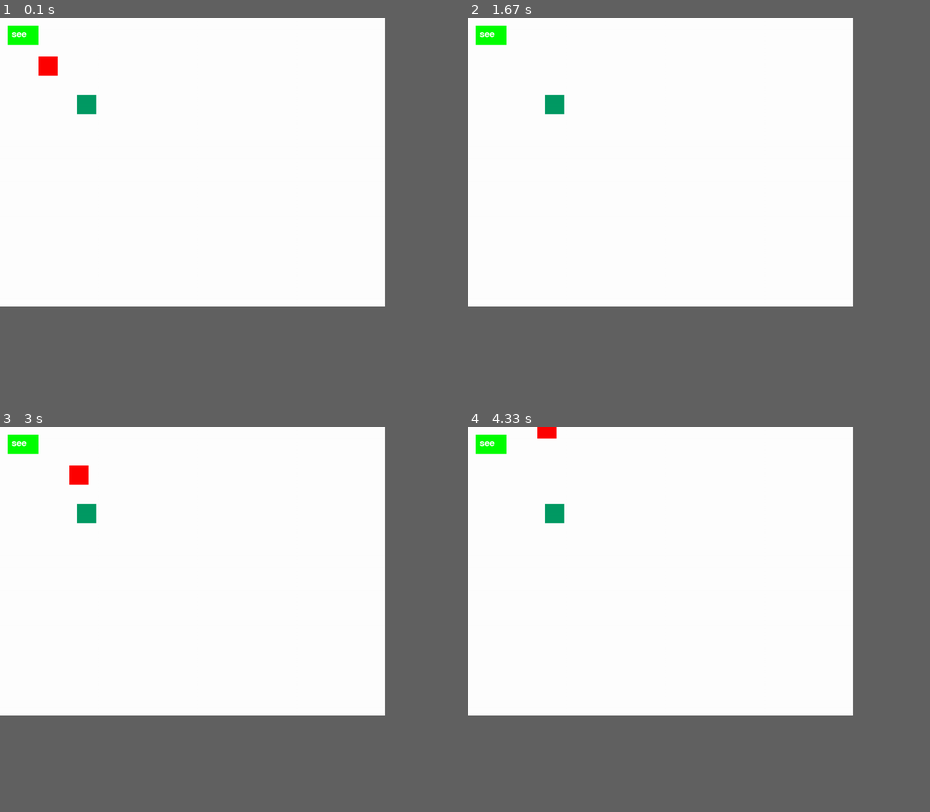
Above: before the commit, frames 1-4 (two rows, left to right).
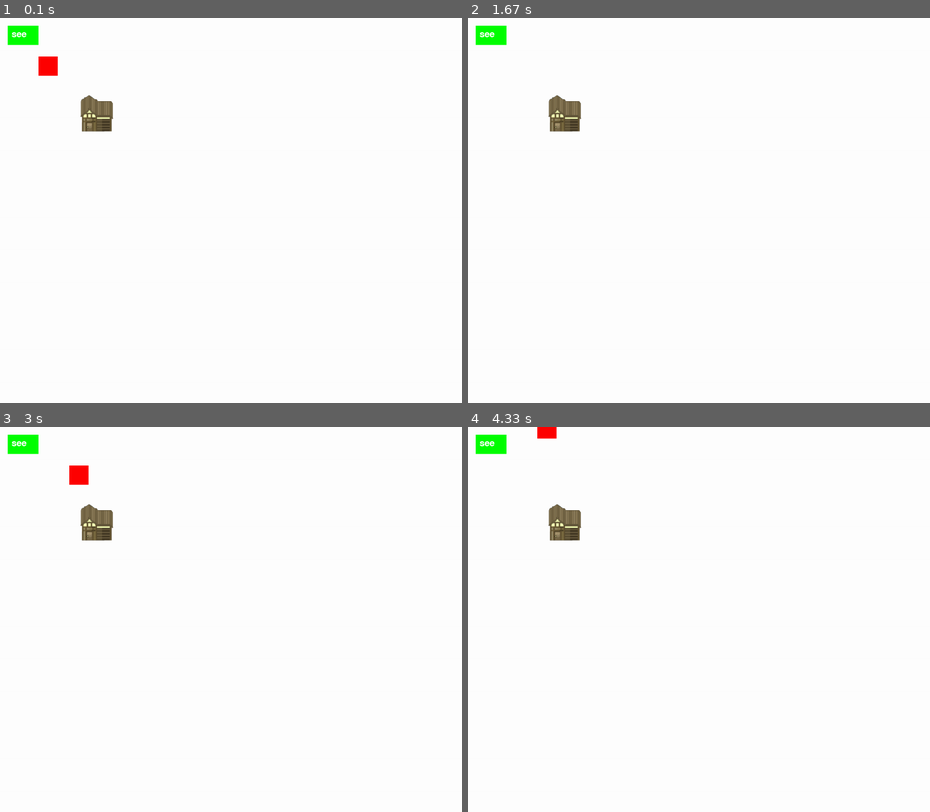
Above: after the commit, the same moments.

Repository: an0unym0us3/genesis_mk1
Game: pygame game, started from neil_collision.py
Two runs of this game, one before a commit and one after it. Both use one fixed random seed, a clock stepped at 60 frames per second and the inputs below.
Inputs:
- Up to frame 1 (0.1 s): no input
- Up to frame 2 (1.67 s): hold Right 0.33-0.8 s; hold Up 0.83-1.13 s
- Up to frame 3 (3 s): hold Down 2.23-2.53 s; hold Left 2.57-2.97 s
- Up to frame 4 (4.33 s): hold Up 3-3.37 s; hold Down from 4.07 s (still down)
The window is 750x562 before the commit and 900x750 after it. Grey fills any space a smaller window leaves; there, only what the larger window draws over its background counts as a difference.

The runs differ from the first frame. In frame 1, 0.6% of the frame differs, in the area x 8-25%, y 14-30%; in frame 2, 0.6%; in frame 3, 0.6%; in frame 4, 0.6%.

Commit message:
added images on the rectangles.It works but needs some tweaks here and there. overlay needs to be remorked. the hitbox must appear when someone hits the overlay button. Right now it does not

Diff:
--- a/neil_collision.py
+++ b/neil_collision.py
@@ -10,9 +10,13 @@
 pygame.init()
 
 # Set up display
-width, height = 1000, 750
+width, height = 1200, 1000
 screen = pygame.display.set_mode((width, height))
 pygame.display.set_caption("Collision Detector")
+IMAGE = pygame.image.load('/Users/admin/PycharmProjects/backtobasics/genesis_mk1/images/pokemon house.png').convert()
+# Image.small makes the image smaller. rect2 and rect3 MUST be equal
+IMAGE_SMALL = pygame.transform.scale(IMAGE, (100, 100))
+
 
 # Set up colors
 white = (255, 255, 255)
@@ -21,9 +25,10 @@
 trans_color = [0, 0, 255, 100]
 
 # Set up rectangles
+#IMAGE.get_rect()
 rect1 = pygame.Rect(100, 100, 50, 50)
-rect2 = pygame.Rect(200, 200, 50, 50)
-rect3 = pygame.Rect(200, 200, 50, 50)
+rect2 = pygame.Rect(200, 200, 100, 100)
+rect3 = pygame.Rect(200, 200, 100, 100)
 font = pygame.font.Font(None, 36)
 
 # Set up toggle button
@@ -76,6 +81,7 @@
     draw_rect_alpha(screen, trans_color, rect2)
     pygame.draw.rect(screen, btn_color, toggle_button)
     screen.blit(toggle_text, (30, 30))
+    screen.blit(IMAGE_SMALL, rect3)
 
     # Update the display
     pygame.display.flip()
Binary file added: images/pokemon house.png
